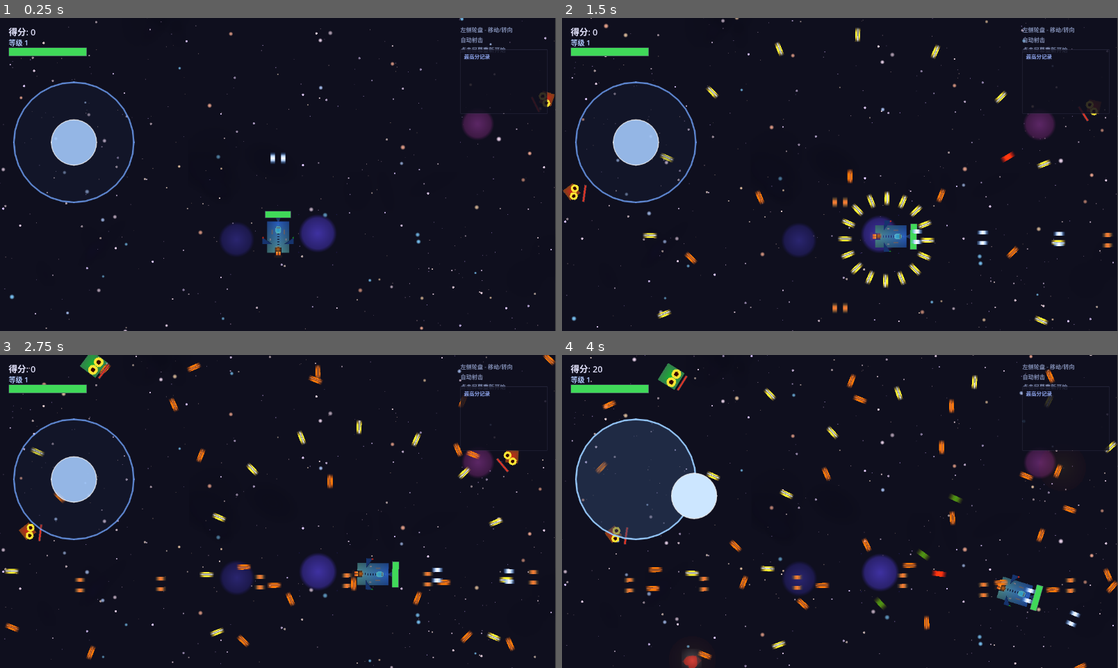
Above: before the commit, frames 1-4 (two rows, left to right).
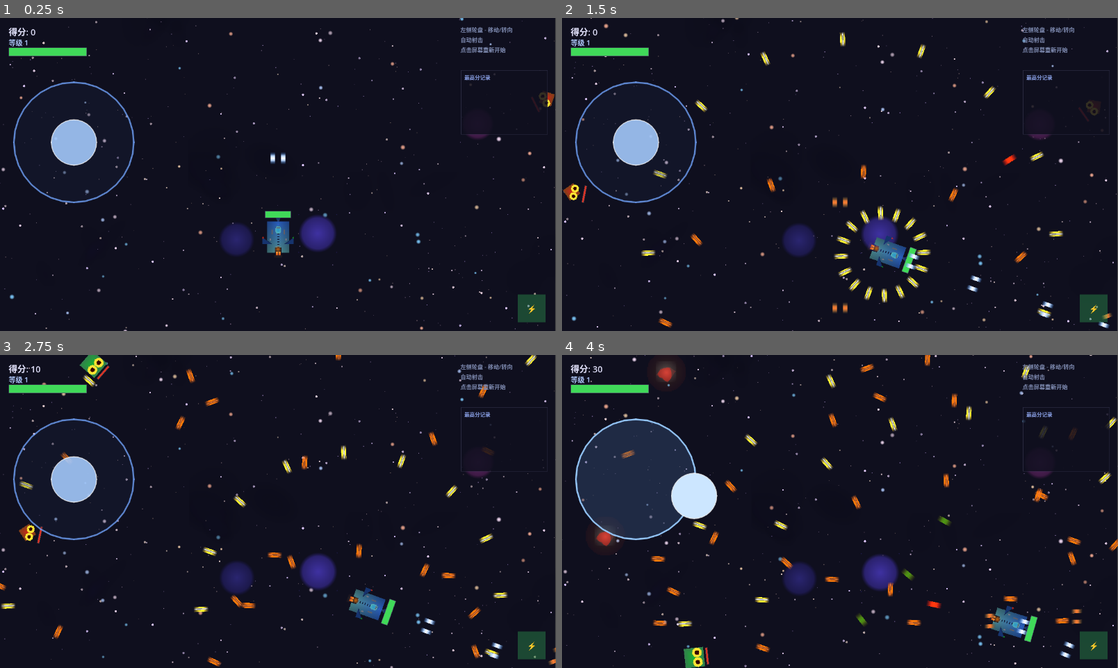
Above: after the commit, the same moments.

Repository: July-X/godot-game-one
Game: Godot game, scene res://scenes/main.tscn
Same seed, same stepped clock (60 frames per second), same inputs: the game is played once before the commit and once after it.
Inputs (mouse positions are in pixels of both pictures, inside the frame that each line leads up to):
- Up to frame 1 (0.25 s): no input
- Up to frame 2 (1.5 s): click "⚡" at 0.5 s; click "⚡" at 1.25 s
- Up to frame 3 (2.75 s): click "⚡" at 2 s
- Up to frame 4 (4 s): tap Enter at 2.75 s; move the mouse to (962, 495) at 2.77 s; tap R at 2.85 s; click (962, 495) at 2.92 s; tap Space at 3.02 s; drag from (728, 527) to (973, 577) at 3.52 s

The runs differ from the first frame. In frame 1, 1.0% of the frame differs, in the area x 82-99%, y 10-98%; in frame 2, 4.9%; in frame 3, 5.7%; in frame 4, 6.9%, in the area x 5-100%, y 0-100%.

Commit message:
feat: 狙击子弹攻速-50%+技能按钮圆形饼图倒计时
- enemy.gd: enemy_type==0(狙击)shoot_cooldown×2,攻速降低50%
- skill_cooldown_overlay.gd: 新增圆形饼图覆盖层脚本
  用_draw()绘制扇形,从12点顺时针填充,冷却满时全黑
  冷却完毕时透明(无覆盖),配合⚡显示
- hud.tscn: SkillCooldown挂载新脚本,移除bg_color
- hud.gd: _update_skill_cooldown调用set_cooldown_ratio()

Diff:
--- a/scenes/ui/hud.tscn
+++ b/scenes/ui/hud.tscn
@@ -1,6 +1,7 @@
-[gd_scene load_steps=4 format=3]
-
-[ext_resource type="Script" path="res://scripts/hud.gd" id="1"]
+[gd_scene format=3 uid="uid://dmykyxanlrvbu"]
+
+[ext_resource type="Script" uid="uid://pthpg7a63wg7" path="res://scripts/hud.gd" id="1"]
+[ext_resource type="Script" uid="uid://t8wk8mu4sioy" path="res://scripts/skill_cooldown_overlay.gd" id="2"]
 
 [sub_resource type="StyleBoxFlat" id="1"]
 bg_color = Color(0.1, 0.1, 0.15, 0.9)
@@ -8,15 +9,18 @@
 border_width_top = 1
 border_width_right = 1
 border_width_bottom = 1
-border_color = Color(0.3, 0.3, 0.4, 1.0)
+border_color = Color(0.3, 0.3, 0.4, 1)
 
 [sub_resource type="StyleBoxFlat" id="2"]
-bg_color = Color(0.25, 0.85, 0.35, 1.0)
+bg_color = Color(0.25, 0.85, 0.35, 1)
 border_width_left = 1
 border_width_top = 1
 border_width_right = 1
 border_width_bottom = 1
-border_color = Color(0.3, 0.3, 0.4, 1.0)
+border_color = Color(0.3, 0.3, 0.4, 1)
+
+[sub_resource type="StyleBoxFlat" id="4"]
+bg_color = Color(0, 0, 0, 0)
 
 [sub_resource type="StyleBoxFlat" id="3"]
 bg_color = Color(0.06, 0.06, 0.12, 0.85)
@@ -26,122 +30,127 @@
 border_width_bottom = 1
 border_color = Color(0.2, 0.2, 0.3, 0.8)
 
-[sub_resource type="StyleBoxFlat" id="4"]
-bg_color = Color(0.0, 0.0, 0.0, 0.0)
-border_width_left = 0
-border_width_top = 0
-border_width_right = 0
-border_width_bottom = 0
-
-[node name="HUD" type="CanvasLayer"]
+[node name="HUD" type="CanvasLayer" unique_id=875017867]
 script = ExtResource("1")
 
-[node name="ScoreLabel" type="Label" parent="."]
+[node name="ScoreLabel" type="Label" parent="." unique_id=1367519817]
 offset_left = 20.0
 offset_top = 16.0
+theme_override_colors/font_color = Color(0.9, 0.9, 1, 1)
 theme_override_font_sizes/font_size = 20
-theme_override_colors/font_color = Color(0.9, 0.9, 1.0, 1.0)
 text = "得分: 0"
 
-[node name="LevelLabel" type="Label" parent="."]
+[node name="LevelLabel" type="Label" parent="." unique_id=2098178354]
 offset_left = 20.0
 offset_top = 44.0
+theme_override_colors/font_color = Color(0.7, 0.8, 1, 1)
 theme_override_font_sizes/font_size = 16
-theme_override_colors/font_color = Color(0.7, 0.8, 1.0, 1.0)
 text = "等级 1"
 
-[node name="HealthBar" type="ProgressBar" parent="."]
+[node name="HealthBar" type="ProgressBar" parent="." unique_id=913072449]
 offset_left = 20.0
 offset_top = 68.0
 offset_right = 200.0
 offset_bottom = 88.0
+theme_override_styles/background = SubResource("1")
+theme_override_styles/fill = SubResource("2")
 max_value = 3.0
 value = 3.0
 show_percentage = false
-theme_override_styles/background = SubResource("1")
-theme_override_styles/fill = SubResource("2")
-
-[node name="PowerupDisplay" type="HBoxContainer" parent="."]
+
+[node name="PowerupDisplay" type="HBoxContainer" parent="." unique_id=1462694720]
 offset_left = 20.0
 offset_top = 96.0
 theme_override_constants/separation = 12
 
-[node name="ControlsLabel" type="Label" parent="."]
+[node name="ControlsLabel" type="Label" parent="." unique_id=139043498]
+anchors_preset = 1
 anchor_left = 1.0
+anchor_right = 1.0
 offset_left = -220.0
 offset_top = 16.0
 offset_right = -20.0
 offset_bottom = 60.0
+theme_override_colors/font_color = Color(0.5, 0.55, 0.7, 1)
 theme_override_font_sizes/font_size = 13
-theme_override_colors/font_color = Color(0.5, 0.55, 0.7, 1.0)
 text = "鼠标 - 移动/瞄准
 ESC - 释放鼠标
 Space - 技能
 R - 重新开始"
 
-[node name="SkillButton" type="Button" parent="."]
+[node name="SkillButton" type="Button" parent="." unique_id=1077829414]
+anchors_preset = 11
 anchor_left = 1.0
+anchor_right = 1.0
 anchor_bottom = 1.0
 offset_left = -88.0
-offset_top = -88.0
+offset_top = 636.0
 offset_right = -24.0
 offset_bottom = -24.0
-mouse_filter = 0
+grow_horizontal = 0
+grow_vertical = 2
 theme_override_styles/normal = SubResource("4")
+theme_override_styles/pressed = SubResource("4")
 theme_override_styles/hover = SubResource("4")
-theme_override_styles/pressed = SubResource("4")
 theme_override_styles/disabled = SubResource("4")
 
-[node name="SkillBg" type="ColorRect" parent="SkillButton"]
+[node name="SkillBg" type="ColorRect" parent="SkillButton" unique_id=785607628]
 layout_mode = 0
 offset_right = 64.0
 offset_bottom = 64.0
+mouse_filter = 2
 color = Color(0.12, 0.15, 0.25, 0.45)
-mouse_filter = 2
-
-[node name="SkillCooldown" type="ColorRect" parent="SkillButton"]
+
+[node name="SkillCooldown" type="ColorRect" parent="SkillButton" unique_id=1834192477]
 layout_mode = 0
 offset_right = 64.0
 offset_bottom = 64.0
-color = Color(0.0, 0.0, 0.0, 0.55)
 mouse_filter = 2
-
-[node name="SkillLabel" type="Label" parent="SkillButton"]
+color = Color(0, 0, 0, 0)
+script = ExtResource("2")
+
+[node name="SkillLabel" type="Label" parent="SkillButton" unique_id=1350867425]
 layout_mode = 0
 offset_right = 64.0
 offset_bottom = 64.0
+theme_override_colors/font_color = Color(0.9, 0.95, 1, 1)
 theme_override_font_sizes/font_size = 22
-theme_override_colors/font_color = Color(0.9, 0.95, 1.0, 1.0)
+text = "⚡"
 horizontal_alignment = 1
 vertical_alignment = 1
-text = "⚡"
-
-[node name="LeaderboardPanel" type="Panel" parent="."]
+
+[node name="LeaderboardPanel" type="Panel" parent="." unique_id=2052428662]
+anchors_preset = 1
 anchor_left = 1.0
-offset_left = -220.0
-offset_top = 72.0
-offset_right = -20.0
-offset_bottom = 220.0
+anchor_right = 1.0
+offset_left = -219.0
+offset_top = 120.0
+offset_right = -19.0
+offset_bottom = 268.0
+grow_horizontal = 0
 theme_override_styles/panel = SubResource("3")
 
-[node name="LeaderboardLabel" type="Label" parent="LeaderboardPanel"]
+[node name="LeaderboardLabel" type="Label" parent="LeaderboardPanel" unique_id=1385530003]
+layout_mode = 0
 offset_left = 8.0
 offset_top = 8.0
 offset_right = -8.0
 offset_bottom = 24.0
+theme_override_colors/font_color = Color(0.6, 0.7, 1, 0.9)
 theme_override_font_sizes/font_size = 12
-theme_override_colors/font_color = Color(0.6, 0.7, 1.0, 0.9)
 text = "最高分记录"
 
-[node name="LeaderboardEntries" type="VBoxContainer" parent="LeaderboardPanel"]
+[node name="LeaderboardEntries" type="VBoxContainer" parent="LeaderboardPanel" unique_id=984321242]
+layout_mode = 0
 offset_left = 8.0
 offset_top = 28.0
 offset_right = -8.0
 offset_bottom = -4.0
 theme_override_constants/separation = 2
 
-[node name="GameOverPanel" type="Panel" parent="."]
+[node name="GameOverPanel" type="Panel" parent="." unique_id=944848136]
 visible = false
+anchors_preset = 8
 anchor_left = 0.5
 anchor_top = 0.5
 anchor_right = 0.5
@@ -151,7 +160,8 @@
 offset_right = 200.0
 offset_bottom = 120.0
 
-[node name="VBox" type="VBoxContainer" parent="GameOverPanel"]
+[node name="VBox" type="VBoxContainer" parent="GameOverPanel" unique_id=479768346]
+layout_mode = 0
 anchor_left = 0.5
 anchor_top = 0.5
 anchor_right = 0.5
@@ -163,34 +173,41 @@
 theme_override_constants/separation = 16
 alignment = 1
 
-[node name="TitleLabel" type="Label" parent="GameOverPanel/VBox"]
+[node name="TitleLabel" type="Label" parent="GameOverPanel/VBox" unique_id=1318521721]
+layout_mode = 2
+theme_override_colors/font_color = Color(0.85, 0.2, 0.15, 1)
 theme_override_font_sizes/font_size = 36
-theme_override_colors/font_color = Color(0.85, 0.2, 0.15, 1.0)
-horizontal_alignment = 1
 text = "游戏结束"
-
-[node name="FinalScoreLabel" type="Label" parent="GameOverPanel/VBox"]
+horizontal_alignment = 1
+
+[node name="FinalScoreLabel" type="Label" parent="GameOverPanel/VBox" unique_id=19709568]
+layout_mode = 2
 theme_override_font_sizes/font_size = 20
-horizontal_alignment = 1
 text = "得分: 0"
-
-[node name="FinalLevelLabel" type="Label" parent="GameOverPanel/VBox"]
+horizontal_alignment = 1
+
+[node name="FinalLevelLabel" type="Label" parent="GameOverPanel/VBox" unique_id=1070376152]
+layout_mode = 2
 theme_override_font_sizes/font_size = 18
-horizontal_alignment = 1
 text = "等级: 1"
-
-[node name="RestartLabel" type="Label" parent="GameOverPanel/VBox"]
+horizontal_alignment = 1
+
+[node name="RestartLabel" type="Label" parent="GameOverPanel/VBox" unique_id=255650170]
+layout_mode = 2
 theme_override_font_sizes/font_size = 13
-horizontal_alignment = 1
 text = "按 R 重新开始"
-
-[node name="LeaderboardDivider" type="HSeparator" parent="GameOverPanel/VBox"]
-
-[node name="LeaderboardTitle" type="Label" parent="GameOverPanel/VBox"]
+horizontal_alignment = 1
+
+[node name="LeaderboardDivider" type="HSeparator" parent="GameOverPanel/VBox" unique_id=1330370051]
+layout_mode = 2
+
+[node name="LeaderboardTitle" type="Label" parent="GameOverPanel/VBox" unique_id=1882848475]
+layout_mode = 2
+theme_override_colors/font_color = Color(0.6, 0.7, 1, 1)
 theme_override_font_sizes/font_size = 14
-theme_override_colors/font_color = Color(0.6, 0.7, 1.0, 1.0)
-horizontal_alignment = 1
 text = "最高分记录"
-
-[node name="LeaderboardEntries" type="VBoxContainer" parent="GameOverPanel/VBox"]
+horizontal_alignment = 1
+
+[node name="LeaderboardEntries" type="VBoxContainer" parent="GameOverPanel/VBox" unique_id=1672201010]
+layout_mode = 2
 theme_override_constants/separation = 2
--- a/scripts/enemy.gd
+++ b/scripts/enemy.gd
@@ -66,7 +66,10 @@
 	_shoot_timer -= delta
 	if _shoot_timer <= 0.0 and _target and is_instance_valid(_target):
 		_shoot()
-		_shoot_timer = shoot_cooldown + randf_range(-0.3, 0.3)
+		var cd: float = shoot_cooldown
+		if enemy_type == 0:
+			cd *= 2.0
+		_shoot_timer = cd + randf_range(-0.3, 0.3)
 
 	## 更新血条
 	if _health_bar:
--- a/scripts/hud.gd
+++ b/scripts/hud.gd
@@ -12,7 +12,7 @@
 @onready var _perm_leaderboard_entries: VBoxContainer = $LeaderboardPanel/LeaderboardEntries
 @onready var _skill_button: Button = $SkillButton
 @onready var _skill_bg: ColorRect = $SkillButton/SkillBg
-@onready var _skill_cooldown_rect: ColorRect = $SkillButton/SkillCooldown
+@onready var _skill_cooldown_overlay = $SkillButton/SkillCooldown
 @onready var _skill_label: Label = $SkillButton/SkillLabel
 
 var _damage_flash: ColorRect
@@ -47,17 +47,15 @@
 func _update_skill_cooldown() -> void:
 	var cd: float = GameState.skill_cooldown
 	if cd > 0:
-		_skill_cooldown_rect.visible = true
+		_skill_cooldown_overlay.visible = true
 		var ratio: float = cd / GameState.SKILL_COOLDOWN_MAX
-		var bh: float = _skill_button.size.y
-		_skill_cooldown_rect.size.y = bh * ratio
-		_skill_cooldown_rect.position.y = 0.0
+		_skill_cooldown_overlay.set_cooldown_ratio(ratio)
 		var seconds: int = int(ceil(cd))
 		_skill_label.text = str(seconds)
 		_skill_label.add_theme_font_size_override("font_size", 20)
 		_skill_bg.color = Color(0.12, 0.15, 0.25, 0.45)
 	else:
-		_skill_cooldown_rect.visible = false
+		_skill_cooldown_overlay.visible = false
 		_skill_label.text = "⚡"
 		_skill_label.add_theme_font_size_override("font_size", 22)
 		_skill_bg.color = Color(0.2, 0.7, 0.35, 0.35)
--- /dev/null
+++ b/scripts/skill_cooldown_overlay.gd
@@ -0,0 +1,22 @@
+extends ColorRect
+
+var _ratio: float = 0.0
+
+func set_cooldown_ratio(value: float) -> void:
+	_ratio = clamp(value, 0.0, 1.0)
+	queue_redraw()
+
+func _draw() -> void:
+	if _ratio <= 0.0:
+		return
+	var c: Vector2 = size * 0.5
+	var r: float = min(c.x, c.y) - 2.0
+	var start_angle: float = -PI * 0.5
+	var end_angle: float = start_angle + TAU * _ratio
+	var steps: int = max(4, int(r * TAU * 0.3))
+	var color := Color(0.0, 0.0, 0.0, 0.55)
+	var points: PackedVector2Array = [c]
+	for i in range(steps + 1):
+		var a: float = start_angle + (end_angle - start_angle) * i / steps
+		points.append(c + Vector2(cos(a), sin(a)) * r)
+	draw_polygon(points, [color])
